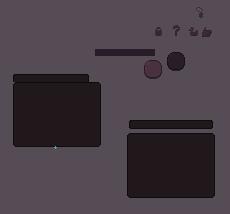
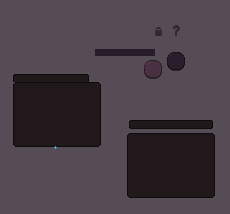
Before/after of a 230×214 layered artwork. What changed in the layer stack:
removed layer "EquipmentSlotGadgetsIcon.png" over box(202, 27, 212, 37)
removed layer "EquipmentSlotJunkIcon.png" over box(189, 27, 198, 36)
removed layer "EquipmentSlotTrinketsIcon.png" over box(196, 7, 203, 18)
